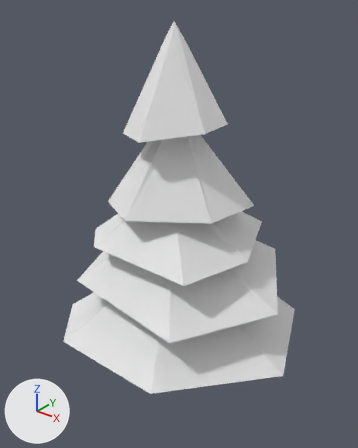
An edit to the Blender file 3DModels/BlendFiles/sapin2.blend, drawn before and after from the same camera.
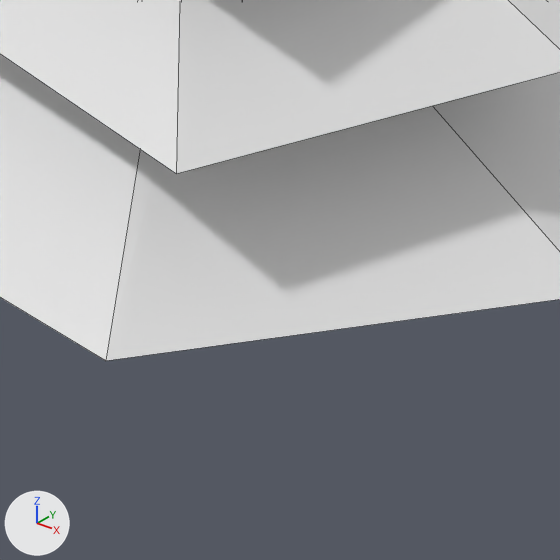
Each version appears first whole from a 50 mm camera at (2.52, -3.1, 3.17) aimed at (-0.01, 0.07, 1.21), and next in a close-up on the part from 34% to 76% of the width and 66% to 100% of the height. The lights are fixed; the arrows at lower left show +X, +Y and +Z. The close-ups show mesh edges as thin lines.
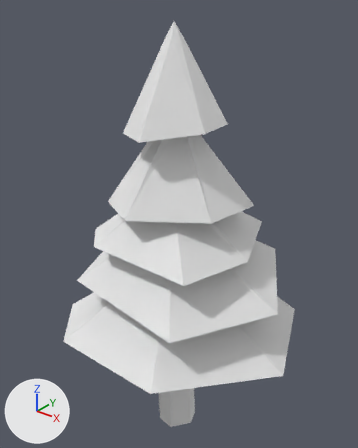
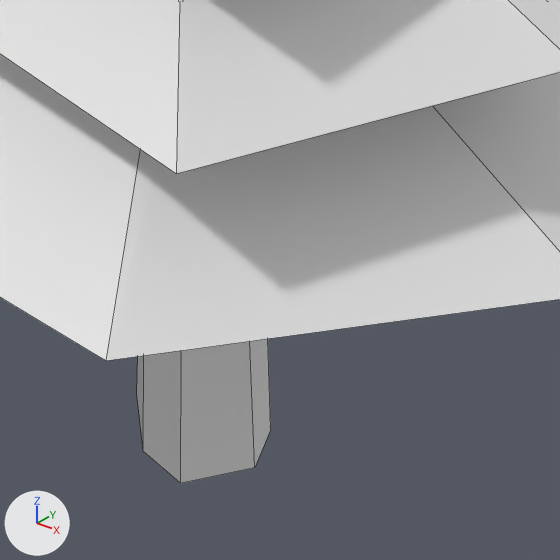
The newer file is also turned or shifted as a whole; pictures and numbers use the older file's frame.

Where the change shows, as pixel boxes (x1, y1, x2, y2) in the close-ups (560 x 560 px; the box of a moved part takes in the faces that stretch with it):
'Cylinder', reshaped
    before: (0, 0, 560, 361)
    after: (0, 0, 560, 483)
part 1 of me_cylinder, moved or reshaped (not visible before)
    after: (137, 339, 271, 483)

The edits, one by one:
me_cylinder has 78 vertices, 77 faces and spans x -0.98..1.22, y -1.01..1.05, z 0.0..2.92.
me_cylinder is used by ob_cylinder; location (0.0, 0.0, 0.0).
Before the commit, vertices of me_cylinder: 0 (0.0, 0.22, 0.0), 1 (0.18, 0.11, 0.0), 2 (0.23, -0.03, 0.0), 3 (0.1, -0.21, 0.0), 4 (-0.06, -0.18, 0.0).
Before the commit, vertices of me_cylinder: 5 (-0.22, -0.03, 0.0), 6 (-0.21, 0.09, 0.0).
Part 1, on me_cylinder:
Vertices 0 to 6 of me_cylinder move by (0.0, 0.0, -1.02).
